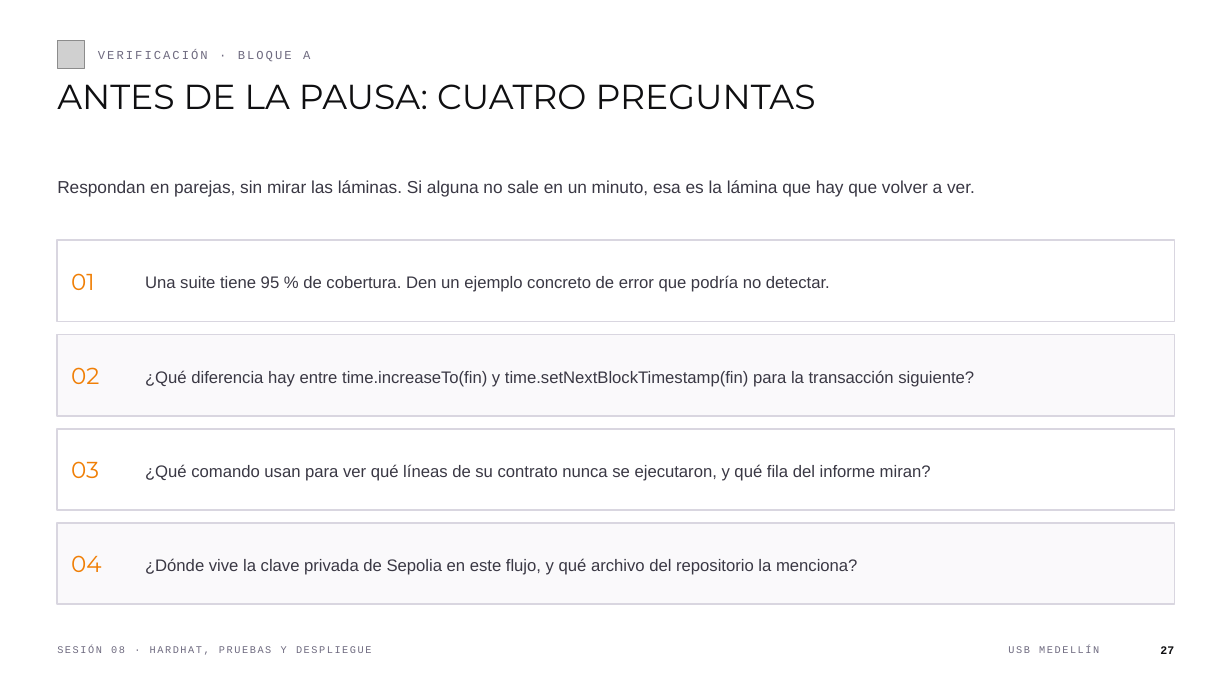
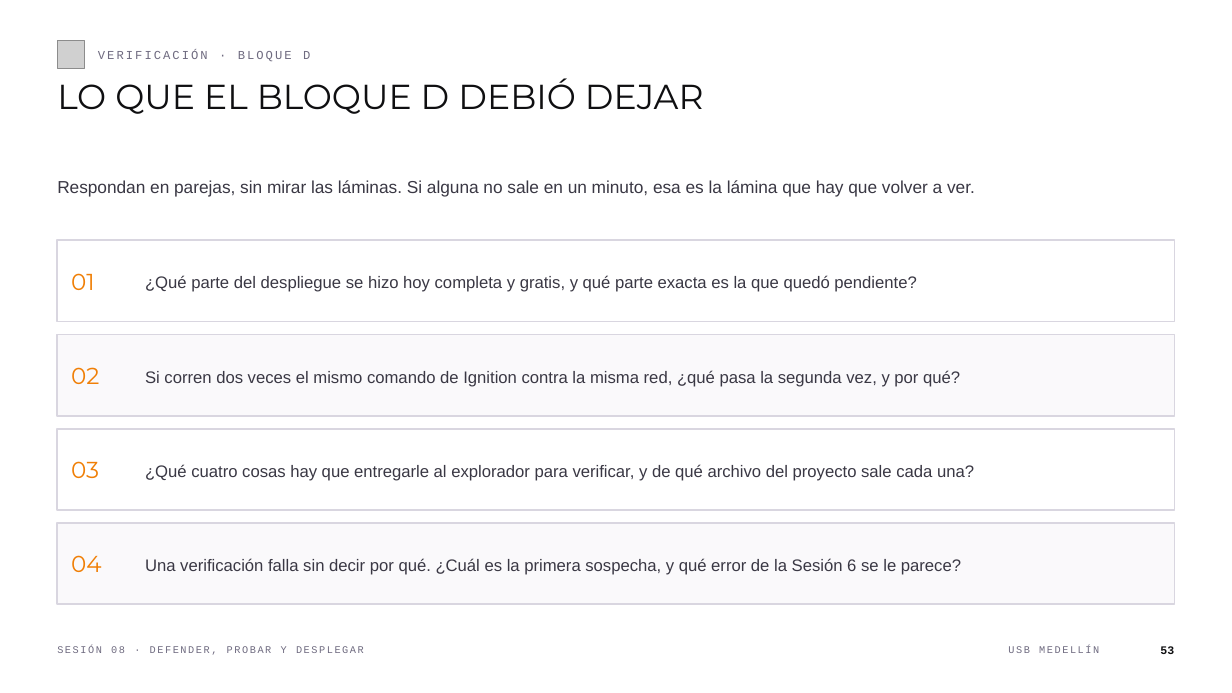
Before and after one commit to andresdapena81/curso-blockchain-web3-usb, a slide deck: slide 53 of material/Sesion-08-Blockchain-Web3.pptx (slide 27 before the commit). Drawn at 1232x693 pixels with LibreOffice and Linux fonts; fonts in the diff are those of the drawing; grey boxes stand for pictures. Boxes give left, top, right and bottom in pixels: in the first picture for what was removed or moved away, otherwise in the second. Text is boxed around its words. In the diff, an @@ line names an element or a change of style, - is before the commit and + after.

```diff
--- a/material/Sesion-08-Blockchain-Web3.pptx
+++ b/material/Sesion-08-Blockchain-Web3.pptx
@@ text at (98, 50, 310, 61): text changed @@
-VERIFICACIÓN · BLOQUE A
+VERIFICACIÓN · BLOQUE D
@@ text at (57, 78, 704, 114): text changed @@
-ANTES DE LA PAUSA: CUATRO PREGUNTAS
+LO QUE EL BLOQUE D DEBIÓ DEJAR
@@ text at (145, 275, 916, 292): text changed @@
-Una suite tiene 95 % de cobertura. Den un ejemplo concreto de error que podría no detectar.
+¿Qué parte del despliegue se hizo hoy completa y gratis, y qué parte exacta es la que quedó pendiente?
@@ text at (145, 370, 960, 387): text changed @@
-¿Qué diferencia hay entre time.increaseTo(fin) y time.setNextBlockTimestamp(fin) para la transacción siguiente?
+Si corren dos veces el mismo comando de Ignition contra la misma red, ¿qué pasa la segunda vez, y por qué?
@@ text at (145, 464, 974, 481): text changed @@
-¿Qué comando usan para ver qué líneas de su contrato nunca se ejecutaron, y qué fila del informe miran?
+¿Qué cuatro cosas hay que entregarle al explorador para verificar, y de qué archivo del proyecto sale cada una?
@@ text at (145, 558, 961, 575): text changed @@
-¿Dónde vive la clave privada de Sepolia en este flujo, y qué archivo del repositorio la menciona?
+Una verificación falla sin decir por qué. ¿Cuál es la primera sospecha, y qué error de la Sesión 6 se le parece?
@@ text at (57, 646, 364, 655): text changed @@
-SESIÓN 08 · HARDHAT, PRUEBAS Y DESPLIEGUE
+SESIÓN 08 · DEFENDER, PROBAR Y DESPLEGAR
@@ text at (1160, 646, 1174, 654): text changed @@
-27
+53
```
Also in this commit, not shown: 29 other slides changed, 27 slides added, 13 slides removed, 2 other files.
